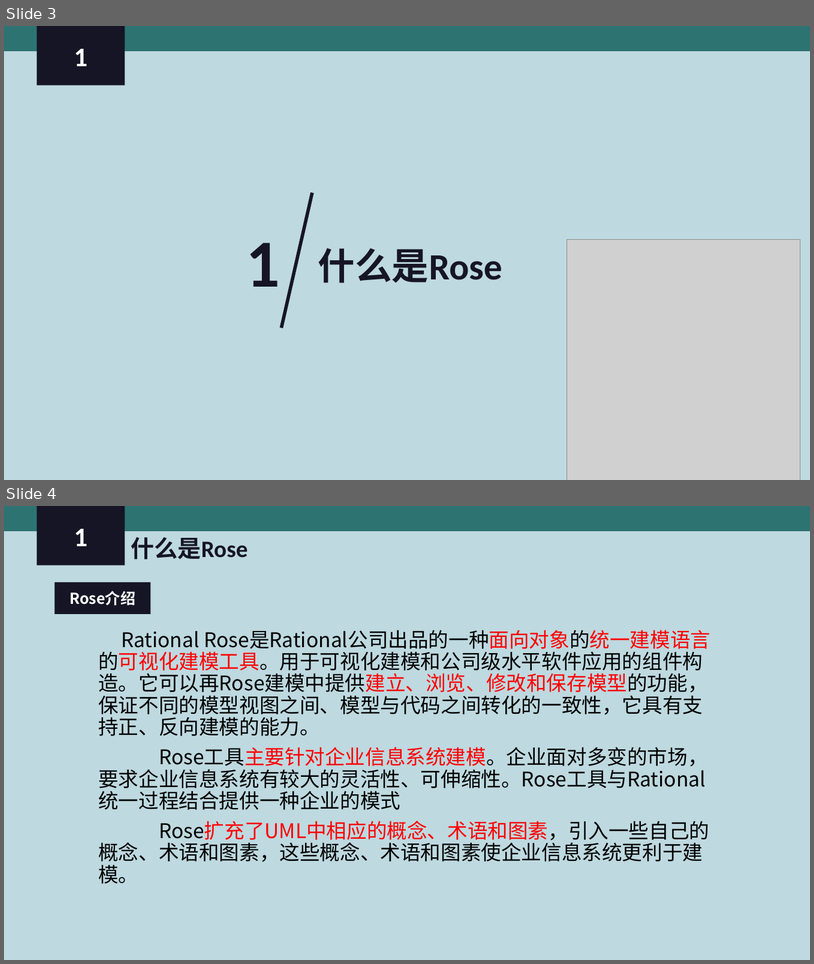
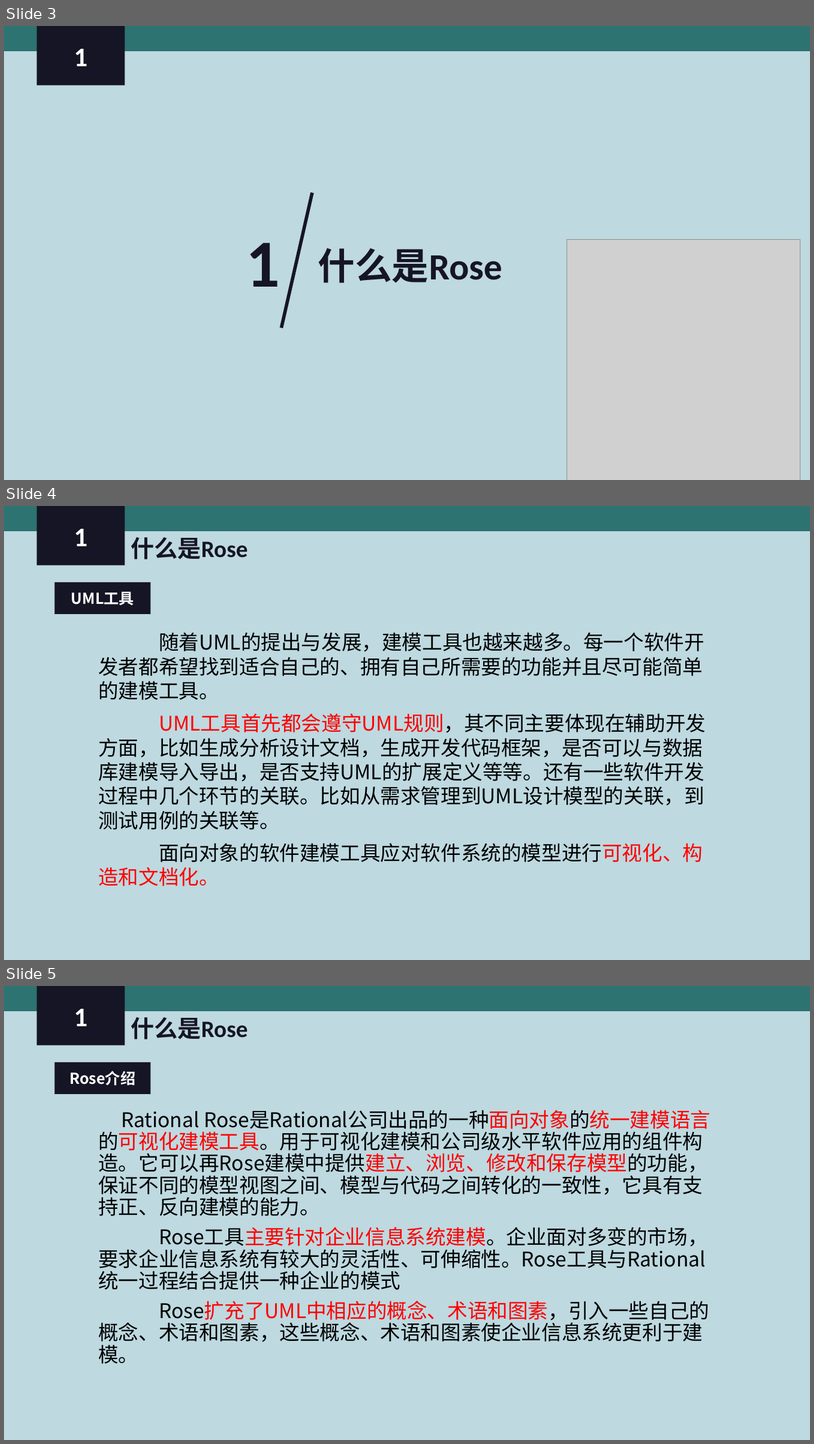
Before and after one commit to PRD-2018-G04/PRD-2018-G04, a slide deck: G04项目组/受控文档/翻转课堂PPT/PRD2018-G04- Rational Rose 简介.ppt. Shown one above the other, each under a label of ours: slides 3 and 4 before the commit, slides 3, 4 and 5 after it. The pictures are 814x964 and 814x1444 pixels, drawn with LibreOffice and Linux fonts; fonts in the diff are those of the drawing; grey boxes stand for pictures. Boxes give left, top, right and bottom in pixels: in the first picture for what was removed or moved away, otherwise in the second. Text is boxed around its words. In the diff, an @@ line names an element or a change of style, - is before the commit and + after.

```diff
--- a/G04项目组/受控文档/翻转课堂PPT/PRD2018-G04- Rational Rose 简介.ppt
+++ b/G04项目组/受控文档/翻转课堂PPT/PRD2018-G04- Rational Rose 简介.ppt
@@ slide 4 added at (x1=4, y1=506, x2=810, y2=960), background #BED9E0 @@
@@ rectangle added at (x1=4, y1=506, x2=810, y2=531), fill #2C7371 @@
@@ rectangle added at (x1=36, y1=506, x2=125, y2=565), fill #161525, 32 pt, text #FFFFFF, bold @@
+1
@@ text added at (x1=131, y1=537, x2=248, y2=559), 28 pt, text #161525, bold @@
+什么是Rose
@@ rectangle added at (x1=55, y1=582, x2=151, y2=614), fill #161525, 18 pt, text #FFFFFF, bold @@
+UML工具
@@ text added at (x1=98, y1=632, x2=706, y2=886), 24 pt, text #000000 @@
+随着UML的提出与发展，建模工具也越来越多。每一个软件开发者都希望找到适合自己的、拥有自己所需要的功能并且尽可能简单的建模工具。
+UML工具首先都会遵守UML规则，其不同主要体现在辅助开发方面，比如生成分析设计文档，生成开发代码框架，是否可以与数据库建模导入导出，是否支持UML的扩展定义等等。还有一些软件开发过程中几个环节的关联。比如从需求管理到UML设计模型的关联，到测试用例的关联等。
+面向对象的软件建模工具应对软件系统的模型进行可视化、构造和文档化。
@@ what was slide 4 is now slide 5 @@
```
Also in this commit, not shown: 1 slide changed, 3 other slides added, 4 other files.
